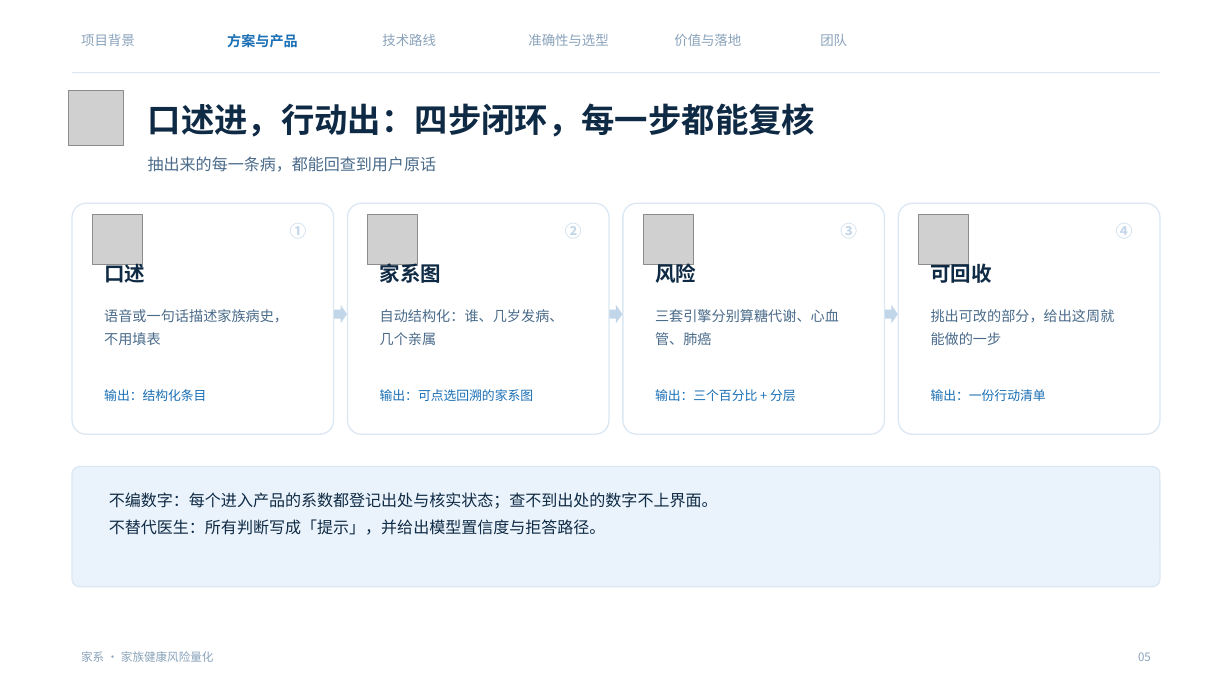
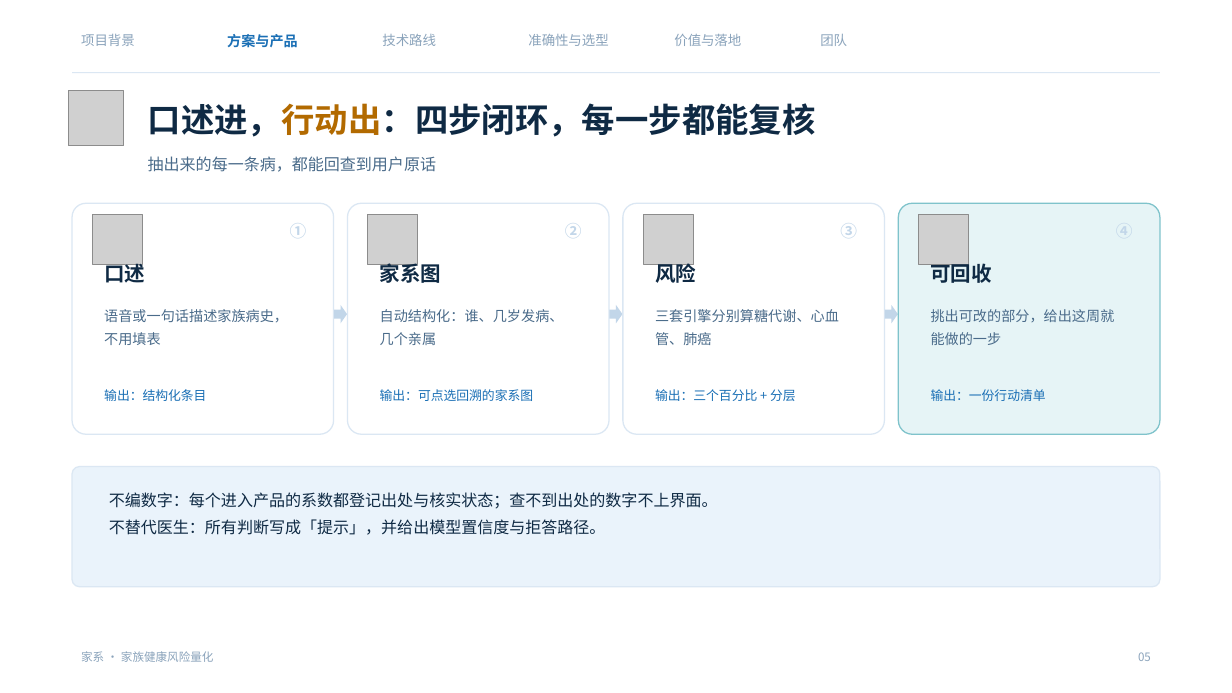
Before and after one commit to NimuStudio/jiaxi, a slide deck: slide 5 of deliverables/家系-答辩-v2.pptx. Drawn at 1232x693 pixels with LibreOffice and Linux fonts; fonts in the diff are those of the drawing; grey boxes stand for pictures; background and template pictures are left out. Boxes give left, top, right and bottom in pixels: in the first picture for what was removed or moved away, otherwise in the second. Text is boxed around its words. In the diff, an @@ line names an element or a change of style, - is before the commit and + after.

```diff
--- a/deliverables/家系-答辩-v2.pptx
+++ b/deliverables/家系-答辩-v2.pptx
@@ text "口述进，行动出：四步闭环，每一步都能复核" at [148,103,816,137]: text colour #0F2A44 to #B26A00 in "口述进，行动出：四步闭环，每一步都能复核" @@
@@ rounded rectangle at [898,203,1160,434]: fill #FFFFFF to #E6F4F6; outline #DBE7F3 1 pt to #7FC3CB 1 pt @@
```
Also in this commit, not shown: 15 other slides changed, 1 other file.
